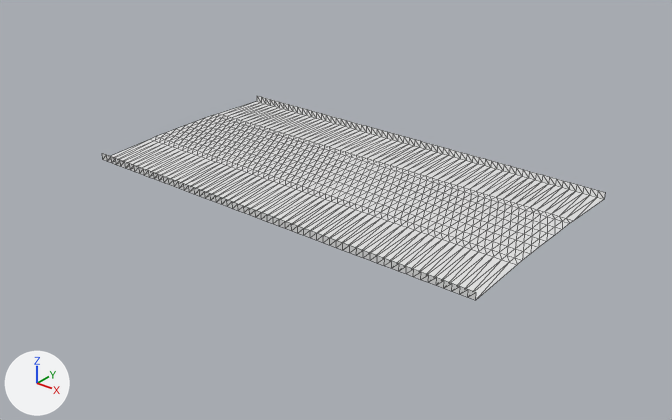
The glTF model public/assets/gen4/models/track-03.glb as it was, and as the next commit left it.
The view is the same before and after, from a 50 mm lens placed at (289.4, -92.1, 51.5), pointed at (217.5, -2.1, -4.3). Arrows for +X, +Y and +Z are at lower left; the lights stay in place. The picture after the commit comes second. Mesh edges are drawn as thin lines. Vertices at exactly the same position are counted once.

Objects in the first picture: 'track-03'.
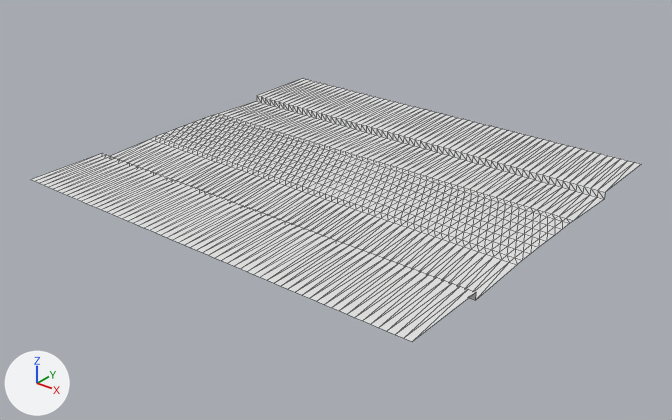
Changed parts and their boxes [x1, y1, x2, y2] in the pictures (672 x 420 px):
```json
{"object": "track-03", "change": "reshaped", "before": [102, 96, 605, 300], "after": [31, 78, 641, 342], "on screen": "21% wider, 29% taller"}
{"part": 1, "of": "me_track_03", "change": "added", "after": [257, 78, 641, 192]}
{"part": 2, "of": "me_track_03", "change": "added", "after": [31, 153, 476, 342]}
```

Scene script edits in JSON lines:
```json
{"block": "me_track_03", "where": "# used by ob_track_03; location = (0.0, 0.0, 0.0)"}
{"op": "remove", "block": "me_track_03", "code": "me_track_03.from_pydata(...)  # 819 vertices, 1488 faces; spans x 185.8..247.8, y -16.2..16.2, z -0.4..0.6"}
{"op": "add", "block": "me_track_03", "code": "me_track_03.from_pydata(...)  # 945 vertices, 1736 faces; spans x 185.8..247.8, y -28.2..28.2, z -0.4..0.6"}
{"block": "me_track_03", "change": "me_track_03 part 1"}
{"block": "me_track_03", "change": "63 new vertices lie (0.0, 12.0, 0.0) away from vertices in x 185.8..247.8, y 16.2, z 0.6"}
{"block": "me_track_03", "change": "124 new faces join them"}
{"block": "me_track_03", "change": "me_track_03 part 2"}
{"block": "me_track_03", "change": "63 new vertices lie (0.0, -12.0, 0.0) away from vertices in x 185.8..247.8, y -16.2, z 0.6"}
{"block": "me_track_03", "change": "124 new faces join them"}
```
